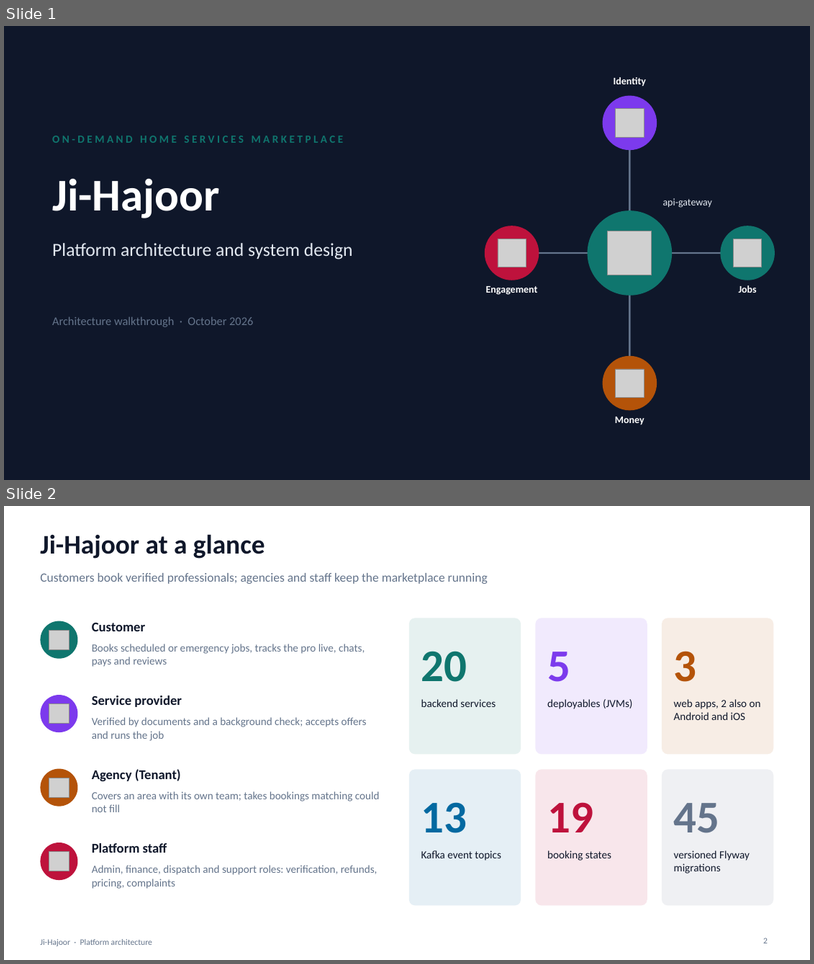
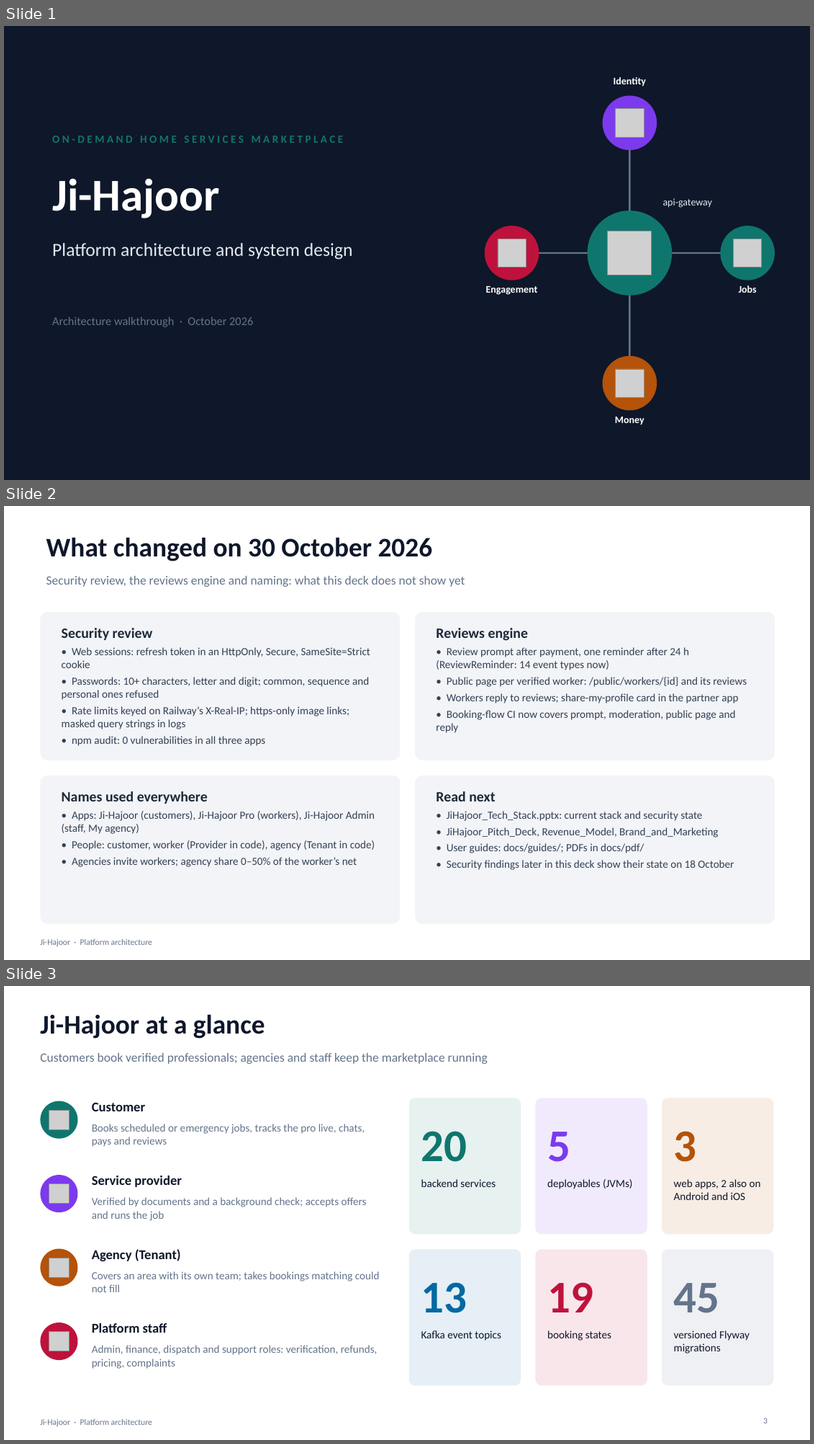
Before and after one commit to condigence/ji-hajoor, a slide deck: docs/JiHajoor_Architecture.pptx. Shown one above the other, each under a label of ours: slides 1 and 2 before the commit, slides 1, 2 and 3 after it. The pictures are 814x964 and 814x1444 pixels, drawn with LibreOffice and Linux fonts; fonts in the diff are those of the drawing; grey boxes stand for pictures. Boxes give left, top, right and bottom in pixels: in the first picture for what was removed or moved away, otherwise in the second. Text is boxed around its words. In the diff, an @@ line names an element or a change of style, - is before the commit and + after.

```diff
--- a/docs/JiHajoor_Architecture.pptx
+++ b/docs/JiHajoor_Architecture.pptx
@@ slide 2 added at [4, 506, 810, 960], background #FFFFFF; not listed: 1 template element that a slide beside it also shows @@
@@ title added at [46, 537, 433, 561], 32 pt, text #0F172A, bold @@
+What changed on 30 October 2026
@@ text added at [46, 576, 465, 587], 15 pt, text #64748B @@
+Security review, the reviews engine and naming: what this deck does not show yet
@@ rounded rectangle added at [40, 612, 400, 760], fill #F2F4F7 @@
@@ rounded rectangle added at [415, 612, 775, 760], fill #F2F4F7 @@
@@ text added at [62, 628, 370, 746], 13 pt, text #344054 @@
+Security review
+• Web sessions: refresh token in an HttpOnly, Secure, SameSite=Strict cookie
+• Passwords: 10+ characters, letter and digit; common, sequence and personal ones refused
+• Rate limits keyed on Railway’s X-Real-IP; https-only image links; masked query strings in logs
+• npm audit: 0 vulnerabilities in all three apps
@@ text added at [436, 628, 747, 703], 13 pt, text #344054 @@
+Reviews engine
+• Review prompt after payment, one reminder after 24 h (ReviewReminder: 14 event types now)
+• Public page per verified worker: /public/workers/{id} and its reviews
+• Workers reply to reviews; share-my-profile card in the partner app
+• Booking-flow CI now covers prompt, moderation, public page and reply
@@ rounded rectangle added at [40, 775, 400, 924], fill #F2F4F7 @@
@@ rounded rectangle added at [415, 775, 775, 924], fill #F2F4F7 @@
@@ text added at [62, 791, 375, 867], 13 pt, text #344054 @@
+Names used everywhere
+• Apps: Ji-Hajoor (customers), Ji-Hajoor Pro (workers), Ji-Hajoor Admin (staff, My agency)
+• People: customer, worker (Provider in code), agency (Tenant in code)
+• Agencies invite workers; agency share 0–50% of the worker’s net
@@ text added at [436, 791, 734, 870], 13 pt, text #344054 @@
+Read next
+• JiHajoor_Tech_Stack.pptx: current stack and security state
+• JiHajoor_Pitch_Deck, Revenue_Model, Brand_and_Marketing
+• User guides: docs/guides/; PDFs in docs/pdf/
+• Security findings later in this deck show their state on 18 October
@@ what was slide 2 is now slide 3 @@
```
Also in this commit, not shown: 4 slides changed, 34 other files.
